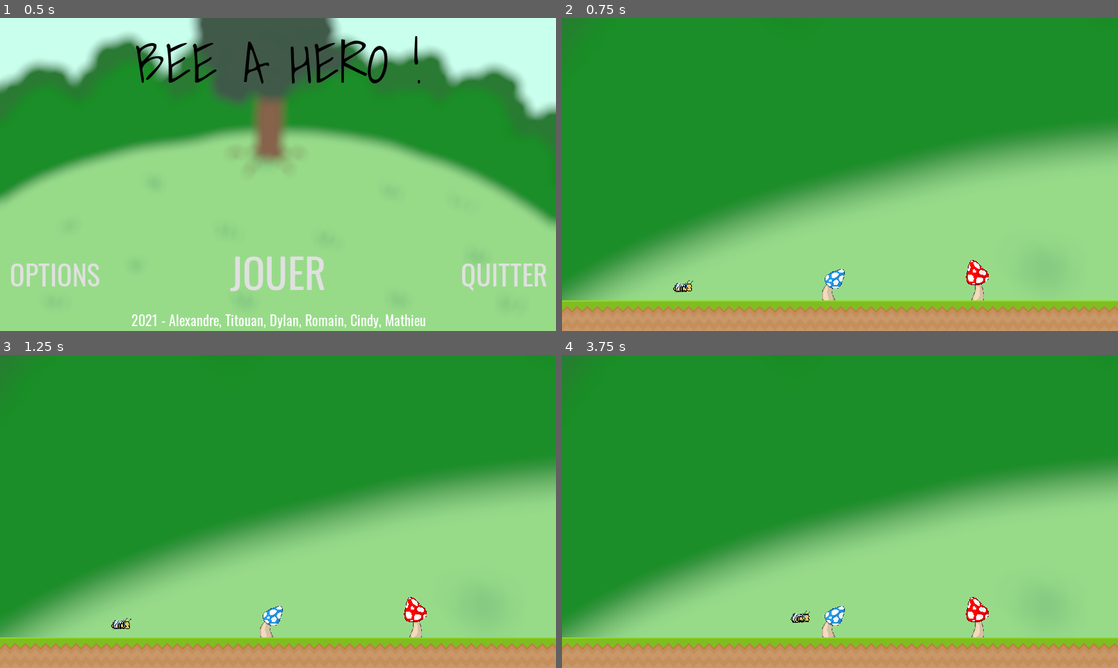
Above: before the commit, frames 1-4 (two rows, left to right).
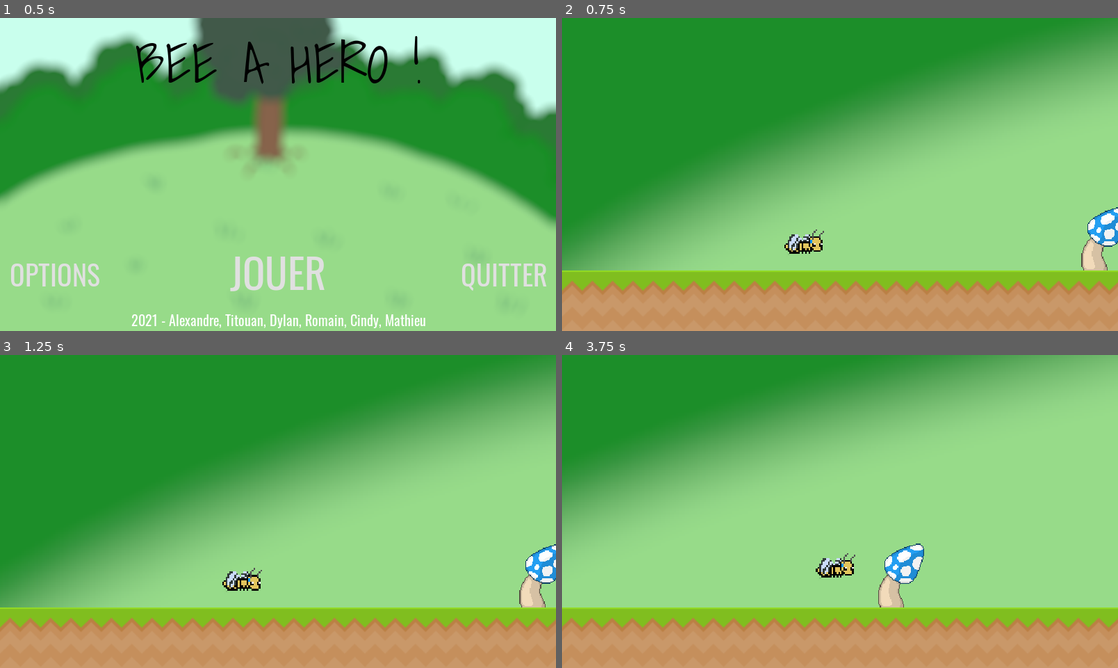
Above: after the commit, the same moments.

Repository: djalexkidd/bee-a-hero
Game: Godot game, scene res://scenes/MainMenu.tscn
The game is run twice, just before and just after one commit, with the same random seed, the same clock (stepped at 60 frames per second) and the same inputs.
Inputs:
- Up to frame 1 (0.5 s): no input
- Up to frame 2 (0.75 s): click "JOUER" at 0.5 s
- Up to frame 3 (1.25 s): no input
- Up to frame 4 (3.75 s): hold Right (right) 1.28-2.03 s; hold Down (down) 2.03-2.78 s; hold Right (right) 2.78-3.53 s; hold Up (ui_up) from 3.53 s (still down)

Frame 1 is identical in both runs. In frame 2, 42% of the frame differs, in the area x 0-100%, y 2-95%; in frame 3, 42%; in frame 4, 63%, in the area x 0-100%, y 0-95%.

Commit message:
tweak camera

Diff:
--- a/scenes/Level1.tscn
+++ b/scenes/Level1.tscn
@@ -272,10 +272,15 @@
 
 [node name="Camera2D" type="Camera2D" parent="Bee"]
 current = true
+zoom = Vector2( 0.5, 0.5 )
 limit_left = -280
 limit_top = -420
 limit_right = 2380
 limit_bottom = 350
+drag_margin_left = 0.0
+drag_margin_top = 0.0
+drag_margin_right = 0.0
+drag_margin_bottom = 0.0
 
 [node name="ParallaxBackground" type="ParallaxBackground" parent="."]
 
